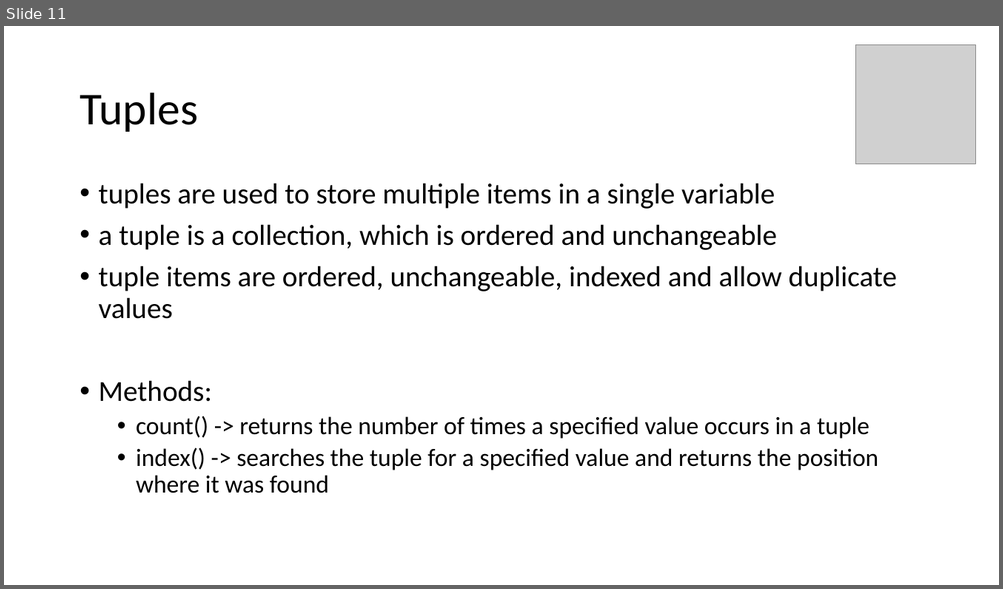
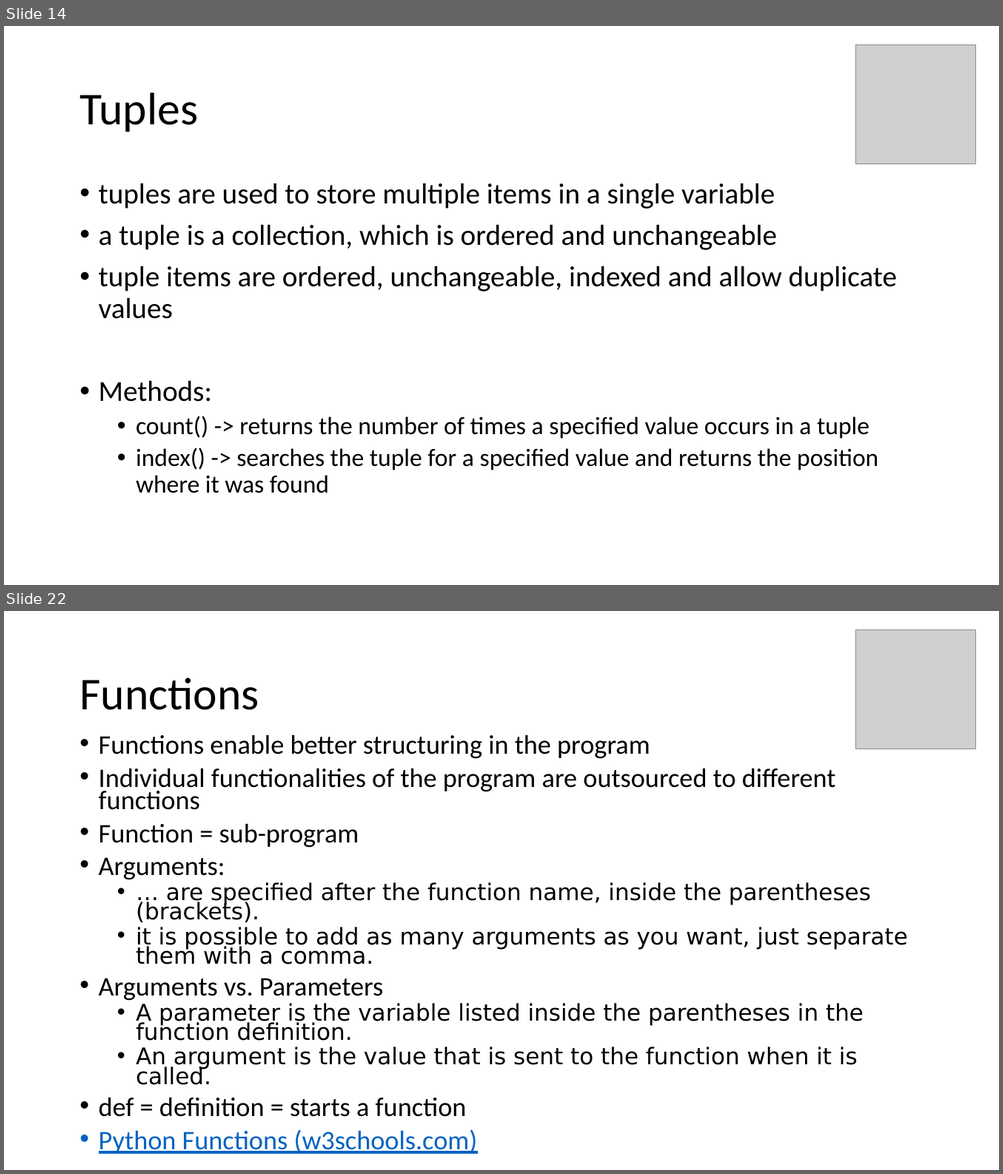
Before and after one commit to Gloria-74/SETU-Carlow-Software-Development-Lab, a slide deck: Phyton/Python.pptx. Shown one above the other, each under a label of ours: slide 11 before the commit, slides 14 and 22 after it; the slides between them are not shown. The pictures are 1003x589 and 1003x1174 pixels, drawn with LibreOffice and Linux fonts; fonts in the diff are those of the drawing; grey boxes stand for pictures. Boxes give left, top, right and bottom in pixels: in the first picture for what was removed or moved away, otherwise in the second. Text is boxed around its words. In the diff, an @@ line names an element or a change of style, - is before the commit and + after.

```diff
--- a/Phyton/Python.pptx
+++ b/Phyton/Python.pptx
@@ slide 22 added at box(4, 611, 999, 1170), background #FFFFFF @@
@@ picture added at box(855, 629, 976, 749) @@
@@ title added at box(79, 678, 259, 710), 44 pt, text #000000 @@
+Functions
@@ text added at box(99, 735, 908, 1154), 22.2 pt, text #000000 @@
+• Functions enable better structuring in the program
+• Individual functionalities of the program are outsourced to different functions
+• Function = sub-program
+• Arguments:
+  • … are specified after the function name, inside the parentheses (brackets).
+  • it is possible to add as many arguments as you want, just separate them with a comma.
+• Arguments vs. Parameters
+  • A parameter is the variable listed inside the parentheses in the function definition.
+  • An argument is the value that is sent to the function when it is called.
+• def = definition = starts a function
+• Python Functions (w3schools.com)
@@ what was slide 11 is now slide 14 @@
```
Also in this commit, not shown: 1 slide changed, 11 other slides added, 7 other files.
